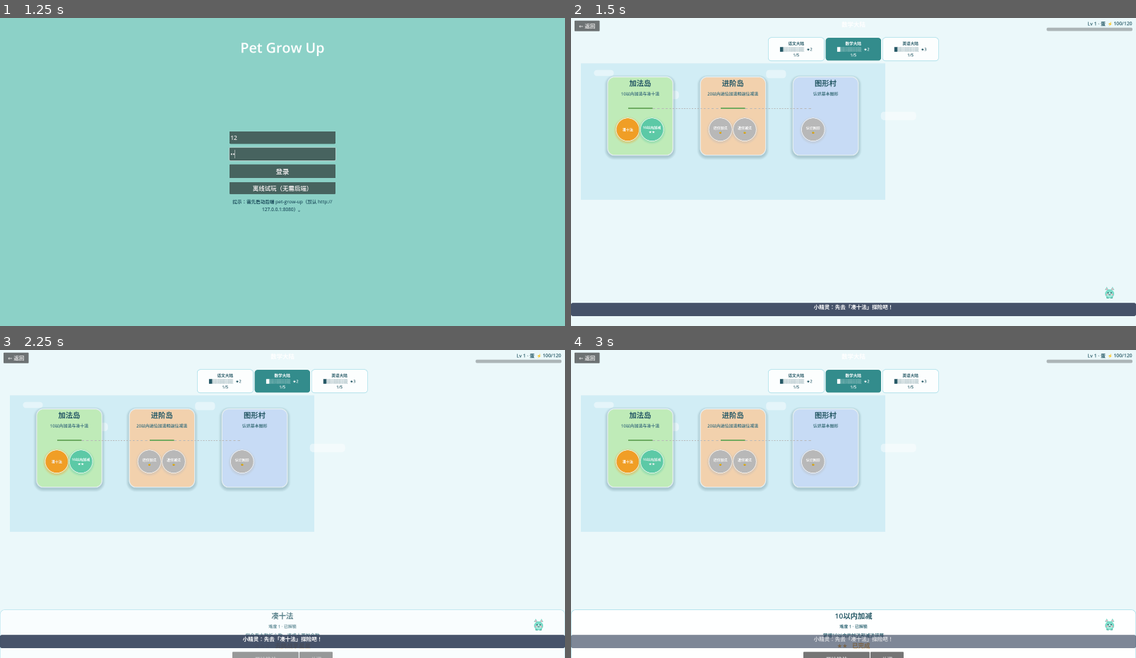
Above: before the commit, frames 1-4 (two rows, left to right).
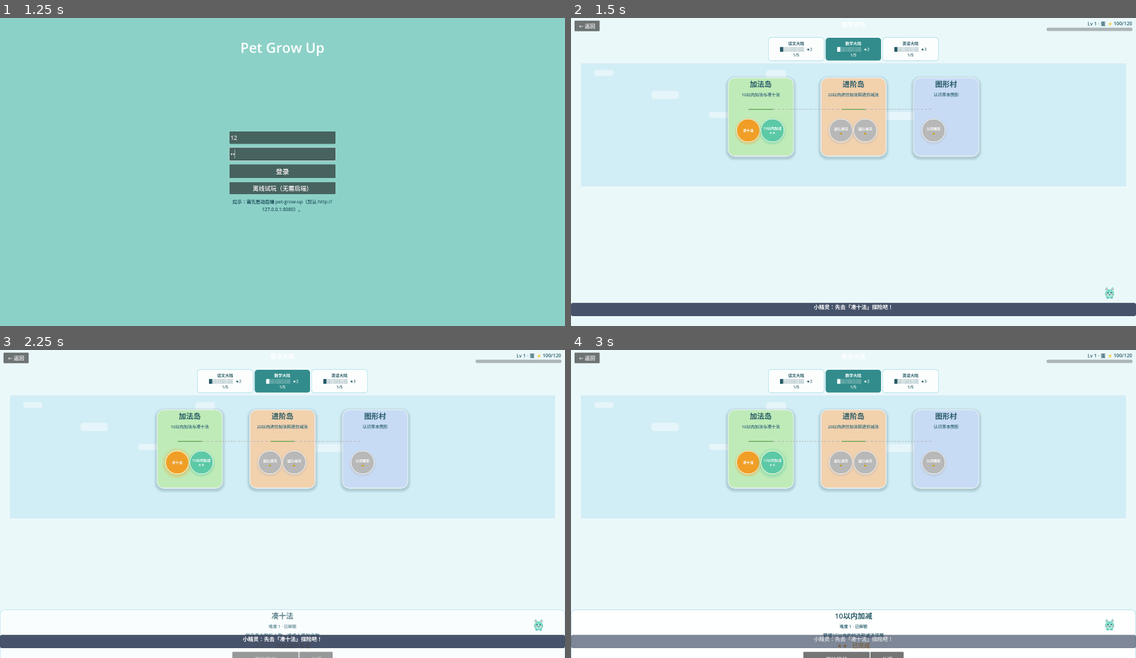
Above: after the commit, the same moments.

Repository: fxiangbiao/pet-grow-up
Game: Godot game, scene res://scenes/main_menu.tscn
The game is run twice, just before and just after one commit, with the same random seed, the same clock (stepped at 60 frames per second) and the same inputs.
Inputs (mouse positions are in pixels of both pictures, inside the frame that each line leads up to):
- Up to frame 1 (1.25 s): click (282, 138) at 0.52 s; type "12" at 0.6 s; click (282, 153) at 0.75 s; type "12" at 0.83 s
- Up to frame 2 (1.5 s): click "离线试玩（无需后端）" at 1.25 s
- Up to frame 3 (2.25 s): click "凑十法" at 2 s
- Up to frame 4 (3 s): click "10以内加减 ★★" at 2.75 s

Frame 1 is identical in both runs. In frame 2, 29% of the frame differs, in the area x 1-99%, y 14-59%; in frame 3, 29%; in frame 4, 29%.

Commit message:
feat: Godot 世界地图布局与交互优化
- 地图页: 画布宽按「岛屿所需 vs 视口」自适应并水平居中；岛顶部/底部留白
  调优；纵向滚动留作矮窗口兜底，内容不再溢出被裁
- 翻页: 隐藏原生横向滚动条，新增 ◀ ▶ 整岛翻页按钮（平滑滚动 + tooltip +
  手型光标 + 禁用态）+ 页签指示「关卡页 x/y」+ 键盘 ←→/Home/End
- 进岛引导: 载入学科后自动平滑滚到下一个未完成关卡所在岛
- 窗口缩放: 防抖重建缓存 roots，岛屿行重新居中
- 通用: Esc 返回（LineEdit/TextEdit 聚焦时不拦截）；按钮手型光标与悬停
  高亮；长题面标签自动换行防溢出

Diff:
--- a/godot/scripts/base_scene.gd
+++ b/godot/scripts/base_scene.gd
@@ -18,12 +18,27 @@
 func _ready() -> void:
 	layout_mode = 1  # LAYOUT_MODE_ANCHORS：避免默认 UNCONTROLLED 下预设 anchors 不生效
 	set_anchors_and_offsets_preset(Control.PRESET_FULL_RECT)
+	set_process_unhandled_key_input(true)
 	_draw_background()
 	_build_top_bar()
 	_build_content()
 	_on_setup()          # 优先构建子类内容，确保界面不被后续步骤（如宠物实例化）阻断
 	_place_pet()         # 宠物放最后；即便 spawn 出错也不影响内容显示
 	refresh_energy()
+
+
+## Esc 返回上一页（若当前有输入控件持有焦点则不拦截，避免误伤正在输入的文本）
+func _unhandled_key_input(event: InputEvent) -> void:
+	if not show_back:
+		return
+	if event is InputEventKey and event.pressed and not event.echo:
+		if event.keycode == KEY_ESCAPE:
+			var focus_owner := get_viewport().gui_get_focus_owner()
+			if focus_owner is LineEdit or focus_owner is TextEdit:
+				return
+			if not get_tree().current_scene == self:
+				return
+			_on_back()
 
 
 func _on_login_ok() -> void:
--- a/godot/scripts/extend_scene.gd
+++ b/godot/scripts/extend_scene.gd
@@ -31,6 +31,8 @@
 	_clear_q()
 	var lbl := Label.new()
 	lbl.text = "基础题：" + str(q.get("questionText", ""))
+	lbl.autowrap_mode = TextServer.AUTOWRAP_WORD_SMART
+	lbl.size_flags_horizontal = Control.SIZE_EXPAND_FILL
 	lbl.add_theme_font_size_override("font_size", 22)
 	lbl.add_theme_color_override("font_color", Color(0.15, 0.35, 0.4))
 	_q_area.add_child(lbl)
@@ -77,6 +79,8 @@
 	_clear_q()
 	var lbl := Label.new()
 	lbl.text = "✨ 变式题：" + str(q.get("questionText", ""))
+	lbl.autowrap_mode = TextServer.AUTOWRAP_WORD_SMART
+	lbl.size_flags_horizontal = Control.SIZE_EXPAND_FILL
 	lbl.add_theme_font_size_override("font_size", 22)
 	lbl.add_theme_color_override("font_color", Color(0.15, 0.35, 0.4))
 	_q_area.add_child(lbl)
--- a/godot/scripts/practice_scene.gd
+++ b/godot/scripts/practice_scene.gd
@@ -68,6 +68,8 @@
 	var qt := str(q.get("questionText", ""))
 	var lbl := Label.new()
 	lbl.text = qt
+	lbl.autowrap_mode = TextServer.AUTOWRAP_WORD_SMART
+	lbl.size_flags_horizontal = Control.SIZE_EXPAND_FILL
 	lbl.add_theme_font_size_override("font_size", 24)
 	lbl.add_theme_color_override("font_color", Color(0.15, 0.35, 0.4))
 	_q_area.add_child(lbl)
--- a/godot/scripts/world_map.gd
+++ b/godot/scripts/world_map.gd
@@ -10,6 +10,9 @@
 const NODE_SIZE := 72
 const ISLAND_PAD := 24
 const ISLAND_GAP := 120
+const ISLAND_TOP := 64           # 岛屿在画布内的顶部坐标（留出上方呼吸区）
+const MAP_H := 560               # 地图画布高度（含岛下沿与路径留白）
+const ARROW_SIZE := 60           # 左右翻页按钮边长
 
 const SUBJECT_NAMES := {
 	"chinese": "语文大陆",
@@ -38,13 +41,31 @@
 var _subjects: Array = []          # [{key, stars, completed, total}]
 var _current_subject: String = ""
 
+# ---- 布局/翻页状态 ----
+var _map_w := 0                    # 当前画布宽度（max(所需宽度, 视口宽)）
+var _left_off := 0.0               # 岛屿行水平居中偏移
+var _island_targets: Array = []    # 每个主题岛中心的横向坐标（用于整岛翻页）
+var _cur_roots: Array = []         # 当前大陆的 root 缓存（窗口缩放后无网络重建）
+var _detail_open := false          # 详情卡片是否展开
+var _scroll_connected := false
+var _resize_pending := false
+var _page_idx := 0
+var _pager: Control
+var _btn_prev: Button
+var _btn_next: Button
+var _page_label: Label
+
 
 func _on_setup() -> void:
 	back_scene_path = "res://scenes/main_menu.tscn"
+	set_process_unhandled_input(true)
 	_build_layout()
 	_build_detail()
+	_build_pager()
 	ApiClient.request_failed.connect(_on_req_fail)
 	_load_subjects()
+	resized.connect(_on_window_resized)
+	_layout_pager()
 	prints("[WorldMap] _on_setup 完成：布局容器=", _vbox != null, " 地图层=", _world_layer != null, " 大陆栏按钮数=", _tab_buttons.size())
 
 
@@ -65,12 +86,16 @@
 	_tabs.custom_minimum_size = Vector2(0, 60)
 	_vbox.add_child(_tabs)
 
-	# 地图滚动区（横向滚动，纵向禁用）
+	# 地图滚动区：横向用 ◀ ▶ 整岛翻页代替拖动滚动条（隐藏原生条），
+	# 纵向保留自动滚动作为“窗口过矮”时的兜底，避免内容被裁掉。
 	_scroll = ScrollContainer.new()
 	_scroll.size_flags_horizontal = Control.SIZE_EXPAND_FILL
 	_scroll.size_flags_vertical = Control.SIZE_EXPAND_FILL
 	_scroll.horizontal_scroll_mode = ScrollContainer.SCROLL_MODE_AUTO
-	_scroll.vertical_scroll_mode = ScrollContainer.SCROLL_MODE_DISABLED
+	_scroll.vertical_scroll_mode = ScrollContainer.SCROLL_MODE_AUTO
+	var hbar := _scroll.get_h_scroll_bar()
+	if hbar != null:
+		hbar.visible = false
 	_vbox.add_child(_scroll)
 
 	_map = Control.new()
@@ -181,6 +206,7 @@
 		btn.custom_minimum_size = Vector2(170, 72) * scale
 		btn.pressed.connect(_on_tab_pressed.bind(key))
 		btn.set_meta("subject_key", key)
+		btn.mouse_default_cursor_shape = Control.CURSOR_POINTING_HAND
 		_tabs.add_child(btn)
 		_tab_buttons.append(btn)
 	_highlight_tab(_current_subject)
@@ -263,8 +289,7 @@
 	if roots.is_empty():
 		_load_demo_world()
 		return
-	_build_islands(roots)
-	_show_guide()
+	_finish_world(roots)
 
 
 ## 网络/接口失败时统一回退：学科栏没数据→示例学科；世界地图空白→示例地图。
@@ -279,24 +304,38 @@
 
 
 func _load_demo_world() -> void:
-	var roots: Array = _demo_world(_current_subject)
+	_finish_world(_demo_world(_current_subject))
+
+
+## 渲染世界并做一次“进岛引导”：缓存 roots 供窗口缩放时无网络重建
+func _finish_world(roots: Array) -> void:
+	_cur_roots = roots
+	_hide_detail()
 	_build_islands(roots)
 	_show_guide()
+	_update_pager_state()
+	_scroll_to_recommended()
 
 
 # ===================== 构建主题岛与关卡点 =====================
 
 func _build_islands(roots: Array) -> void:
 	var scale := _font_scale()
-	var map_w := int(roots.size() * (ISLAND_W + ISLAND_GAP) + ISLAND_GAP)
-	var map_h := 620
-	_map.custom_minimum_size = Vector2(map_w, map_h)
-	_map.size = Vector2(map_w, map_h)
+	# 所需宽度 = 岛屿总宽 + 首尾留白；视口宽 = 内容区可用宽度（去掉左右 44px 边距）
+	var needed := int(roots.size() * (ISLAND_W + ISLAND_GAP) + ISLAND_GAP)
+	var client_w: float = maxf(self.size.x - 88.0, 480.0)
+	_map_w = maxi(needed, int(client_w))
+	_left_off = maxf(0.0, (client_w - float(needed)) * 0.5)
+	_clear_world()
+	_island_targets.clear()
+	_map.custom_minimum_size = Vector2(_map_w, MAP_H)
+	_map.size = Vector2(_map_w, MAP_H)
 
 	for i in range(roots.size()):
 		var root: Dictionary = roots[i]
-		var ix := ISLAND_GAP + i * (ISLAND_W + ISLAND_GAP)
-		var iy := 60
+		var ix := int(ISLAND_GAP + _left_off + i * (ISLAND_W + ISLAND_GAP))
+		var iy := ISLAND_TOP
+		_island_targets.append(float(ix + ISLAND_W / 2))
 		_build_island(i, root, ix, iy, scale)
 
 	_draw_paths()
@@ -436,9 +475,15 @@
 	normal.shadow_size = 10
 	normal.shadow_offset = Vector2(0, 4)
 	btn.add_theme_stylebox_override("normal", normal)
-	btn.add_theme_stylebox_override("hover", normal)
-	btn.add_theme_stylebox_override("pressed", normal)
+	# 悬停/按下高亮：外发光更亮，提示可点
+	var hovered := normal.duplicate()
+	hovered.border_color = Color(1.0, 1.0, 0.85, 0.98)
+	hovered.shadow_size = 18
+	btn.add_theme_stylebox_override("hover", hovered)
+	btn.add_theme_stylebox_override("pressed", hovered)
+	btn.add_theme_stylebox_override("focus", hovered)
 	btn.add_theme_stylebox_override("disabled", normal)
+	btn.mouse_default_cursor_shape = Control.CURSOR_POINTING_HAND
 
 	var star_str: String = "★".repeat(stars) if stars > 0 else ""
 	if not unlocked:
@@ -586,6 +631,7 @@
 	_detail_btn.custom_minimum_size = Vector2(200, 44) * _font_scale()
 	_detail_btn.pressed.connect(_on_start)
 	_detail_btn.add_theme_font_size_override("font_size", int(16 * _font_scale()))
+	_detail_btn.mouse_default_cursor_shape = Control.CURSOR_POINTING_HAND
 	btn_row.add_child(_detail_btn)
 
 	var close := Button.new()
@@ -593,6 +639,7 @@
 	close.custom_minimum_size = Vector2(100, 44) * _font_scale()
 	close.pressed.connect(_hide_detail)
 	close.add_theme_font_size_override("font_size", int(16 * _font_scale()))
+	close.mouse_default_cursor_shape = Control.CURSOR_POINTING_HAND
 	btn_row.add_child(close)
 
 
@@ -620,11 +667,15 @@
 	else:
 		_detail_btn.text = "尚未解锁"
 
+	_detail_open = true
+	_update_pager_state()
 	var tw := create_tween()
 	tw.tween_property(_detail, "modulate:a", 1.0, 0.25)
 
 
 func _hide_detail() -> void:
+	_detail_open = false
+	_update_pager_state()
 	var tw := create_tween()
 	tw.tween_property(_detail, "modulate:a", 0.0, 0.2)
 
@@ -661,6 +712,193 @@
 		Color(0.92, 0.88, 0.72),
 	]
 	return palette[idx % palette.size()]
+
+
+# ===================== 翻页导航 & 交互增强 =====================
+
+func _build_pager() -> void:
+	_pager = Control.new()
+	_pager.name = "MapPager"
+	_pager.set_anchors_and_offsets_preset(Control.PRESET_FULL_RECT)
+	_pager.mouse_filter = Control.MOUSE_FILTER_IGNORE
+	add_child(_pager)
+
+	_btn_prev = _make_pager_button("◀", "上一主题岛（←）")
+	_btn_prev.pressed.connect(_on_page_prev)
+	_btn_next = _make_pager_button("▶", "下一主题岛（→）")
+	_btn_next.pressed.connect(_on_page_next)
+
+	_page_label = Label.new()
+	_page_label.name = "PageLabel"
+	_page_label.horizontal_alignment = HORIZONTAL_ALIGNMENT_CENTER
+	_page_label.vertical_alignment = VERTICAL_ALIGNMENT_CENTER
+	_page_label.add_theme_font_size_override("font_size", int(13 * _font_scale()))
+	_page_label.add_theme_color_override("font_color", Color(0.3, 0.5, 0.55))
+	_pager.add_child(_page_label)
+
+
+func _make_pager_button(icon: String, tip: String) -> Button:
+	var b := Button.new()
+	b.text = icon
+	b.tooltip_text = tip
+	b.mouse_default_cursor_shape = Control.CURSOR_POINTING_HAND
+	b.custom_minimum_size = Vector2(ARROW_SIZE, ARROW_SIZE)
+	var normal := StyleBoxFlat.new()
+	normal.bg_color = Color(1, 1, 1, 0.82)
+	normal.border_color = Color(0.55, 0.8, 0.85)
+	normal.border_width_left = 2
+	normal.border_width_top = 2
+	normal.border_width_right = 2
+	normal.border_width_bottom = 2
+	normal.corner_radius_top_left = ARROW_SIZE / 2
+	normal.corner_radius_top_right = ARROW_SIZE / 2
+	normal.corner_radius_bottom_left = ARROW_SIZE / 2
+	normal.corner_radius_bottom_right = ARROW_SIZE / 2
+	normal.shadow_color = Color(0.1, 0.3, 0.35, 0.25)
+	normal.shadow_size = 8
+	var hovered := normal.duplicate()
+	hovered.bg_color = Color(1.0, 0.92, 0.72, 0.95)
+	hovered.shadow_size = 14
+	b.add_theme_stylebox_override("normal", normal)
+	b.add_theme_stylebox_override("hover", hovered)
+	b.add_theme_stylebox_override("pressed", hovered)
+	b.add_theme_stylebox_override("focus", hovered)
+	b.add_theme_font_size_override("font_size", int(24 * _font_scale()))
+	b.add_theme_color_override("font_color", Color(0.15, 0.4, 0.45))
+	b.add_theme_color_override("font_disabled_color", Color(0.6, 0.7, 0.72, 0.5))
+	_pager.add_child(b)
+	return b
+
+
+func _layout_pager() -> void:
+	if _pager == null or self.size.y <= 0:
+		return
+	# 地图内容区纵向中心 ≈ (内容顶 88 + 底 24 之间)：左右翻页键贴在地图两侧
+	var cy := (self.size.y + 134.0) * 0.5
+	_btn_prev.position = Vector2(14, cy - ARROW_SIZE / 2)
+	_btn_next.position = Vector2(maxf(self.size.x - 14 - ARROW_SIZE, 14), cy - ARROW_SIZE / 2)
+	_page_label.size = Vector2(maxf(self.size.x - 200, 200), 26)
+	_page_label.position = Vector2(100, maxf(self.size.y - 118, 60))
+
+
+func _on_page_prev() -> void:
+	_scroll_to_island(_page_idx - 1)
+
+
+func _on_page_next() -> void:
+	_scroll_to_island(_page_idx + 1)
+
+
+## 平滑滚动到第 i 个主题岛（按整岛居中）
+func _scroll_to_island(i: int) -> void:
+	if i < 0 or i >= _islands.size():
+		return
+	var client := _scroll.size.x
+	if client <= 0:
+		client = maxf(self.size.x - 88.0, 480.0)
+	var target := clampf(float(_island_targets[i]) - client * 0.5,
+			0.0, maxf(0.0, float(_map_w) - client))
+	var tw := create_tween()
+	tw.set_trans(Tween.TRANS_QUAD).set_ease(Tween.EASE_OUT)
+	tw.tween_property(_scroll, "scroll_horizontal", target, 0.32)
+	_page_idx = clampi(i, 0, maxi(_islands.size() - 1, 0))
+	_update_pager_state()
+
+
+func _update_pager_state() -> void:
+	if _pager == null:
+		return
+	_ensure_scroll_tracking()
+	var client := _scroll.size.x
+	if client <= 0:
+		client = maxf(self.size.x - 88.0, 480.0)
+	var needs_paging: bool = _islands.size() > 1 and _map_w > int(client) + 2
+	_btn_prev.visible = needs_paging
+	_btn_next.visible = needs_paging
+	if needs_paging:
+		_btn_prev.disabled = _page_idx <= 0
+		_btn_next.disabled = _page_idx >= _islands.size() - 1
+	_page_label.visible = needs_paging and not _detail_open
+	if needs_paging:
+		_page_label.text = "关卡页 %d / %d · 点击 ◀ ▶ 或键盘 ←→ 翻岛" % [_page_idx + 1, _islands.size()]
+
+
+func _ensure_scroll_tracking() -> void:
+	if _scroll_connected or _scroll == null:
+		return
+	var hbar := _scroll.get_h_scroll_bar()
+	if hbar == null:
+		return
+	_scroll_connected = true
+	hbar.value_changed.connect(_on_scroll_value_changed)
+
+
+func _on_scroll_value_changed(_v: float) -> void:
+	if _islands.is_empty():
+		return
+	var client := maxf(_scroll.size.x, 480.0)
+	var view_center := _scroll.scroll_horizontal + client * 0.5
+	var best := 0
+	var best_d := 1e18
+	for i in range(_islands.size()):
+		var d := absf(float(_island_targets[i]) - view_center)
+		if d < best_d:
+			best_d = d
+			best = i
+	if best != _page_idx:
+		_page_idx = best
+		_update_pager_state()
+
+
+func _scroll_to_recommended() -> void:
+	# 等两三帧让布局完成（ScrollContainer 需要先算出尺寸）
+	await get_tree().process_frame
+	await get_tree().process_frame
+	if _islands.is_empty():
+		return
+	var rec := _find_recommended_island()
+	_scroll_to_island(rec)
+
+
+func _find_recommended_island() -> int:
+	for i in range(_islands.size()):
+		for rec in _islands[i]["nodes"]:
+			var data: Dictionary = rec["data"]
+			if bool(data.get("isUnlocked", true)) and not bool(data.get("isCompleted", false)):
+				return i
+	return 0
+
+
+## 窗口大小变化：内容宽度变了就（防抖）用缓存重建一次地图，让岛屿行重新居中
+func _on_window_resized() -> void:
+	if _resize_pending or _cur_roots.is_empty() or self.size.x <= 0:
+		return
+	_resize_pending = true
+	await get_tree().create_timer(0.25).timeout
+	_resize_pending = false
+	if _cur_roots.is_empty() or not is_inside_tree():
+		return
+	_layout_pager()
+	_finish_world(_cur_roots)
+
+
+func _unhandled_input(event: InputEvent) -> void:
+	if event is InputEventKey and event.pressed and not event.echo:
+		if _btn_prev == null or not _btn_prev.visible:
+			return
+		match event.keycode:
+			KEY_LEFT:
+				_scroll_to_island(_page_idx - 1)
+				accept_event()
+			KEY_RIGHT:
+				_scroll_to_island(_page_idx + 1)
+				accept_event()
+			KEY_HOME:
+				_scroll_to_island(0)
+				accept_event()
+			KEY_END:
+				_scroll_to_island(_islands.size() - 1)
+				accept_event()
 
 
 # ===================== 离线示例数据（三块大陆） =====================
